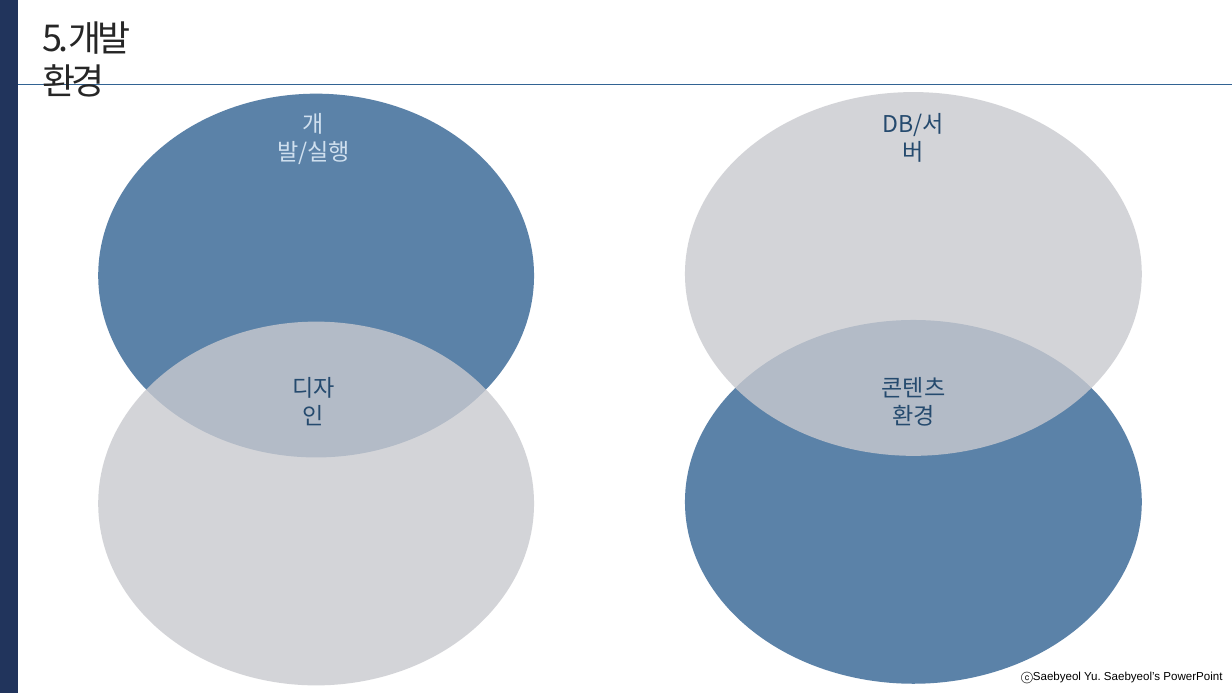
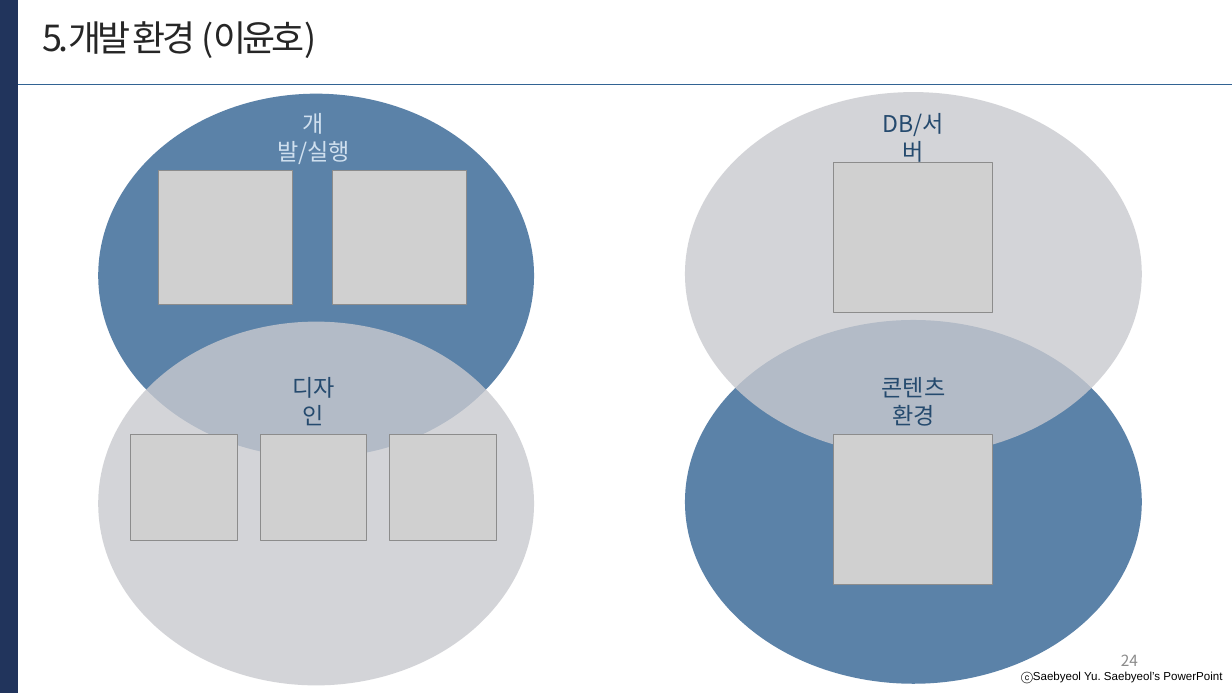
Before and after one commit to developerYHLee/University_Homework, a slide deck: slide 24 of 기말과제.pptx. Drawn at 1232x693 pixels with LibreOffice and Linux fonts; fonts in the diff are those of the drawing; grey boxes stand for pictures. Boxes give left, top, right and bottom in pixels: in the first picture for what was removed or moved away, otherwise in the second. Text is boxed around its words. In the diff, an @@ line names an element or a change of style, - is before the commit and + after.

Commit message:
피드백 수정 후 개발환경까지 완료

```diff
--- a/기말과제.pptx
+++ b/기말과제.pptx
@@ text at [42,21,317,58]: text changed @@
-5.개발 환경
+5.개발 환경 (이윤호)
@@ picture added at [159,170,293,304] @@
@@ picture added at [333,170,467,304] @@
@@ picture added at [835,163,994,312] @@
@@ picture added at [131,434,238,541] @@
@@ picture added at [261,434,367,541] @@
@@ picture added at [390,434,496,541] @@
@@ picture added at [835,434,994,584] @@
@@ page number added at [1121,654,1138,666], 12 pt, text #8C8C8C @@
+24
```
Also in this commit, not shown: 37 other slides changed, 1 other file.
